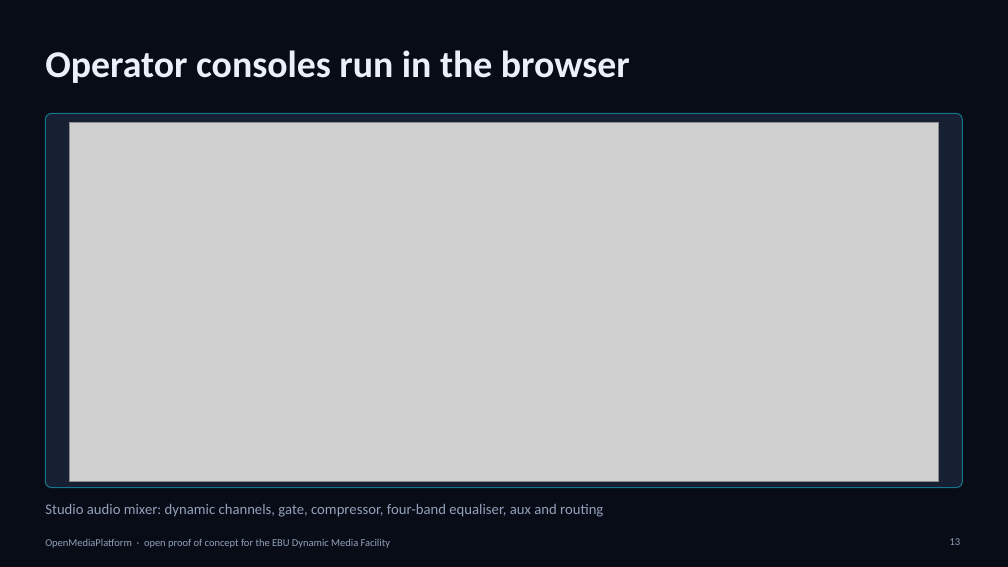
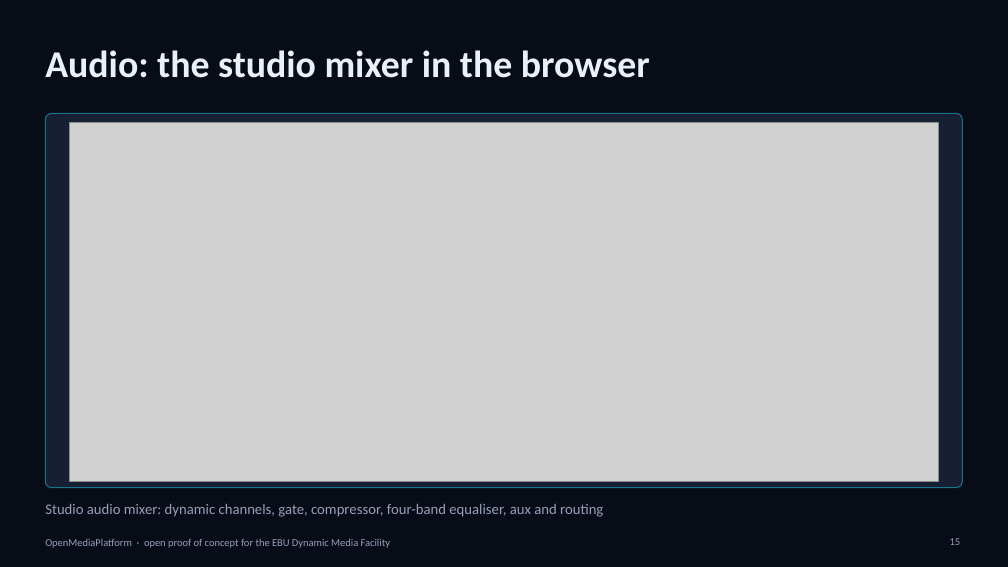
Before and after one commit to infantilo/open-media-platform, a slide deck: slide 15 of docs/ebu-diagrams/OMP-EBU-Presentation.pptx (slide 13 before the commit). Drawn at 1008x567 pixels with LibreOffice and Linux fonts; fonts in the diff are those of the drawing; grey boxes stand for pictures. Boxes give left, top, right and bottom in pixels: in the first picture for what was removed or moved away, otherwise in the second. Text is boxed around its words. In the diff, an @@ line names an element or a change of style, - is before the commit and + after.

```diff
--- a/docs/ebu-diagrams/OMP-EBU-Presentation.pptx
+++ b/docs/ebu-diagrams/OMP-EBU-Presentation.pptx
@@ title at (45,50,650,78): text changed @@
-Operator consoles run in the browser
+Audio: the studio mixer in the browser
```
Also in this commit, not shown: 2 other slides changed, 2 slides added, 1 other file.
